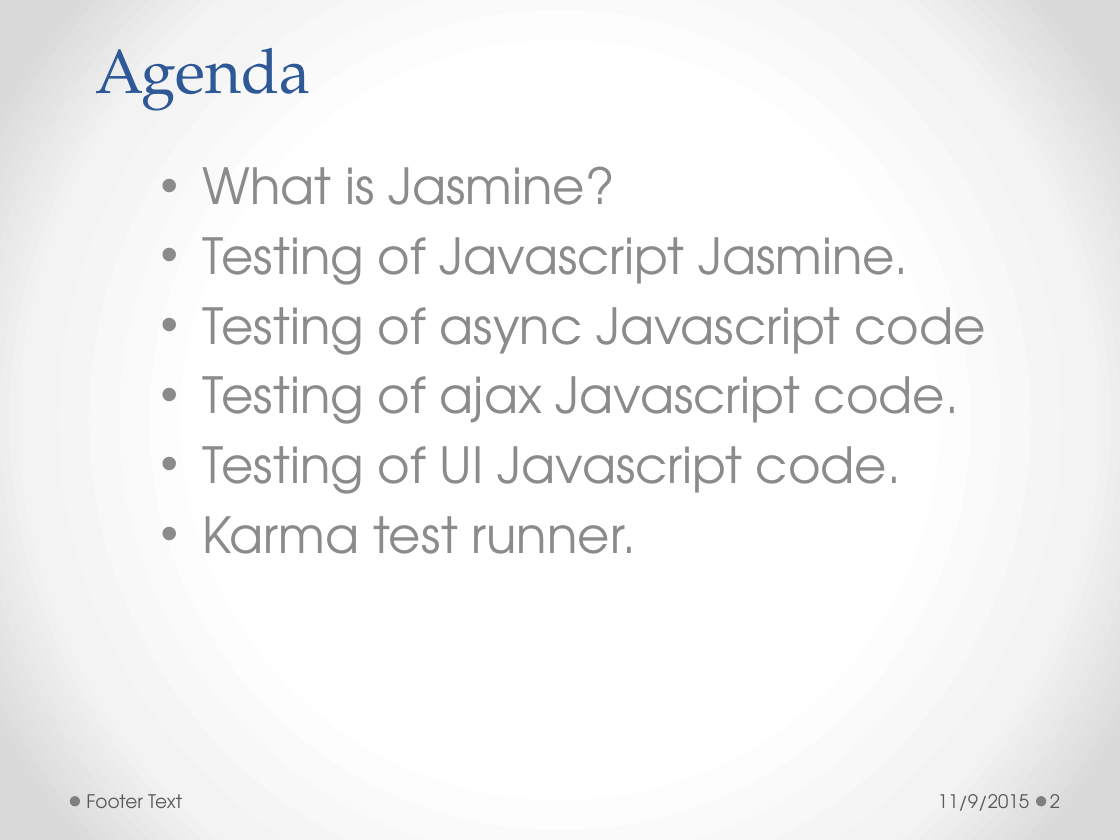
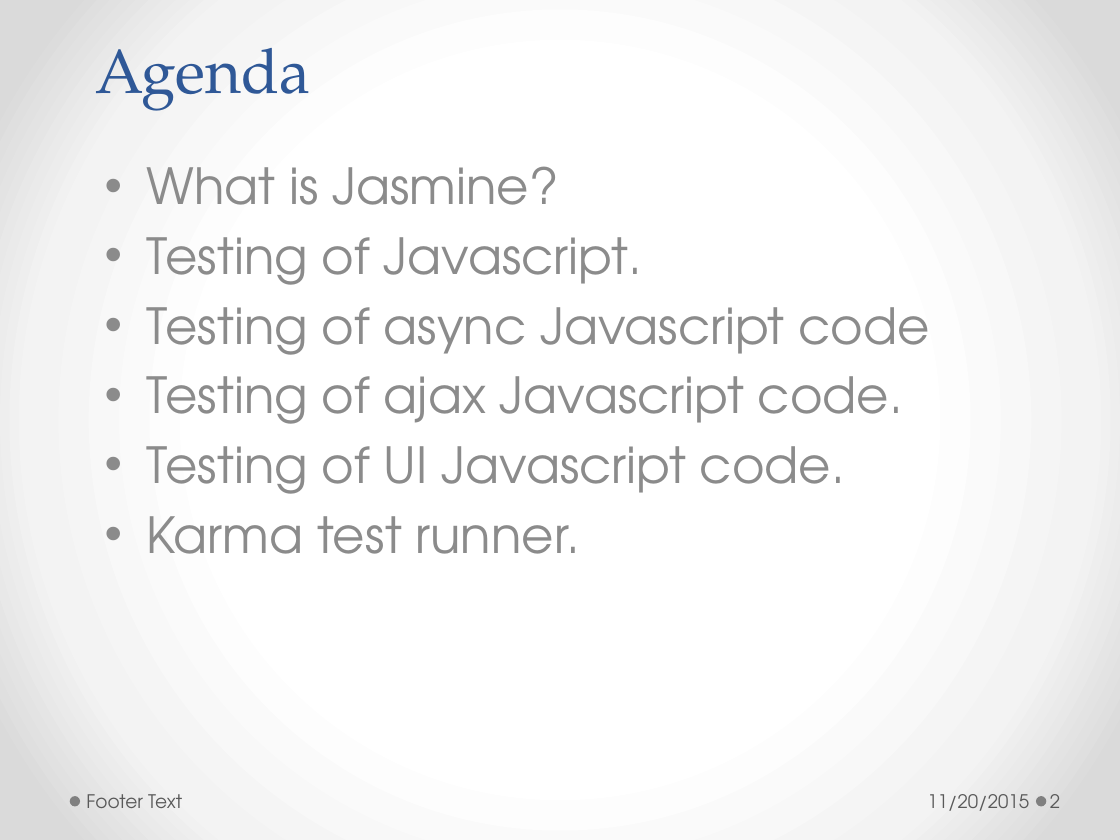
Before and after one commit to h-t-tran/work, a slide deck: slide 2 of brownbag/jamine/tech-presentation-jasmine.pptx. Drawn at 1120x840 pixels with LibreOffice and Linux fonts; fonts in the diff are those of the drawing. Boxes give left, top, right and bottom in pixels: in the first picture for what was removed or moved away, otherwise in the second. Text is boxed around its words. In the diff, an @@ line names an element or a change of style, - is before the commit and + after.

```diff
--- a/brownbag/jamine/tech-presentation-jasmine.pptx
+++ b/brownbag/jamine/tech-presentation-jasmine.pptx
@@ subtitle "What is Jasmine?": place and size @@
-subtitle "What is Jasmine?" at (203, 166, 986, 554)
+subtitle "What is Jasmine?" at (147, 166, 930, 554)
@@ subtitle at (147, 237, 642, 285): text changed @@
-• Testing of Javascript Jasmine.
+• Testing of Javascript.
@@ text at (927, 794, 1029, 811): text changed @@
-11/9/2015
+11/20/2015
```
Also in this commit, not shown: 20 other slides changed, 33 other files.
